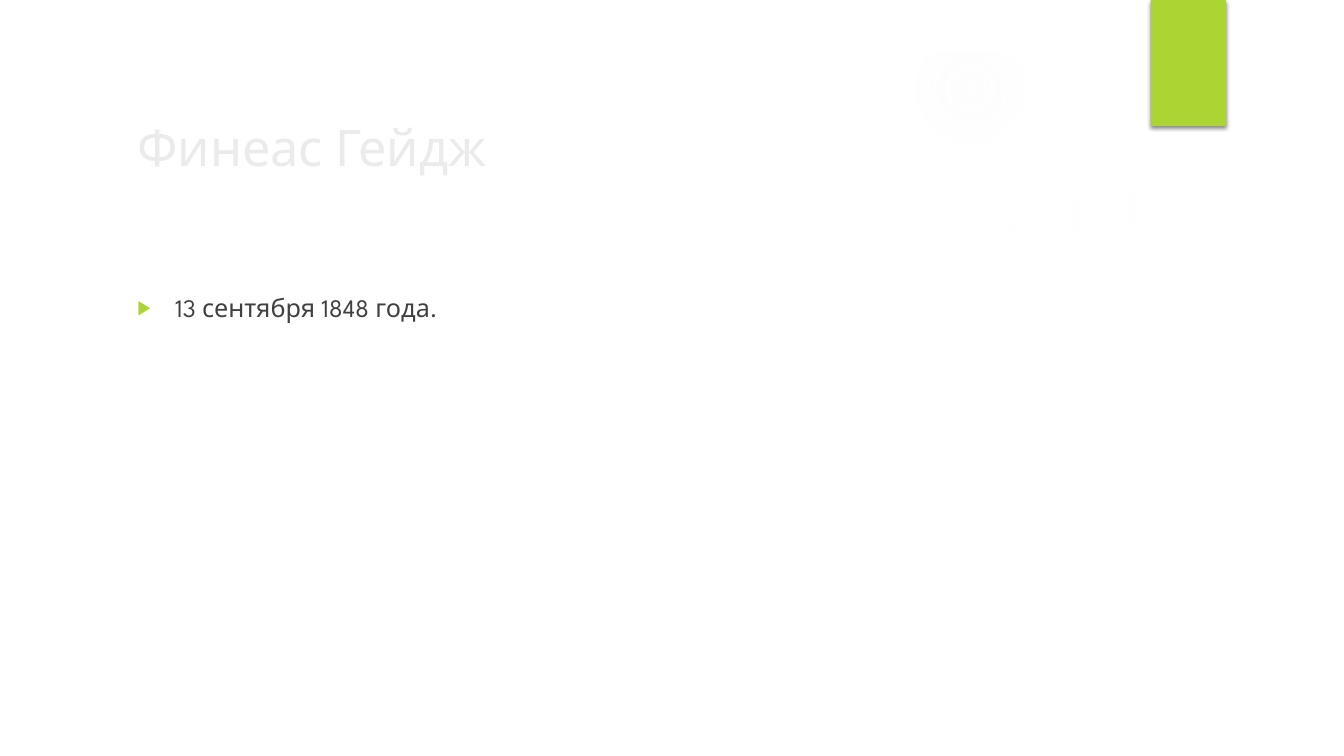
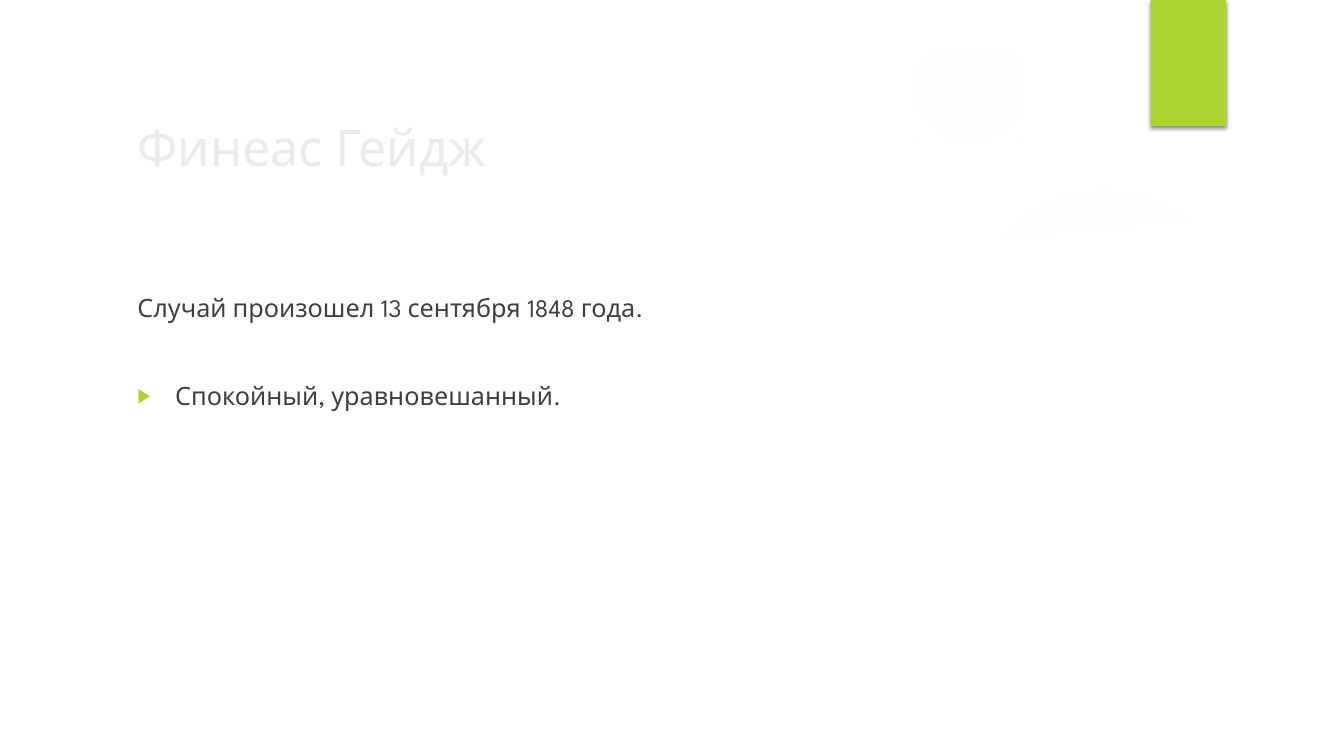
Before and after one commit to VladimirMakarevich/presentations, a slide deck: slide 14 of softskills/willpower/willpower.pptx (slide 15 before the commit). Drawn at 1344x756 pixels with LibreOffice and Linux fonts; fonts in the diff are those of the drawing; background and template pictures are left out. Boxes give left, top, right and bottom in pixels: in the first picture for what was removed or moved away, otherwise in the second. Text is boxed around its words. In the diff, an @@ line names an element or a change of style, - is before the commit and + after.

```diff
--- a/softskills/willpower/willpower.pptx
+++ b/softskills/willpower/willpower.pptx
@@ text at <box>137,298,636,411</box>: text changed @@
-▶ 13 сентября 1848 года.
+Случай произошел 13 сентября 1848 года.
+▶ Спокойный, уравновешанный.
```
Also in this commit, not shown: 8 other slides changed, 10 slides added, 8 slides removed.
